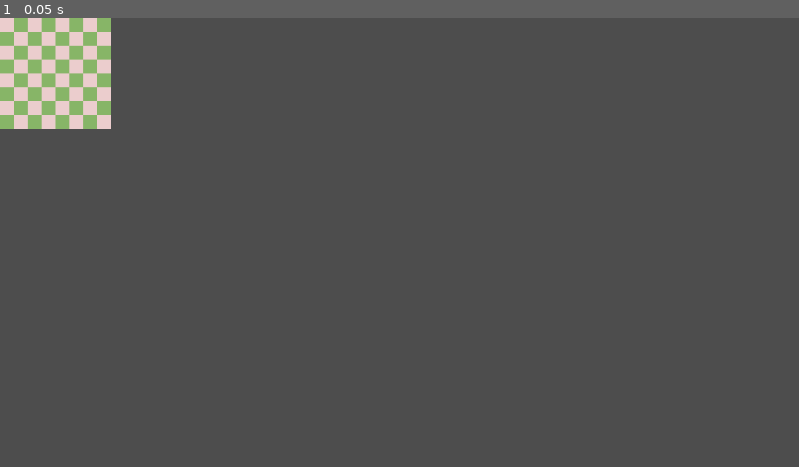
Above: before the commit, frame 1.
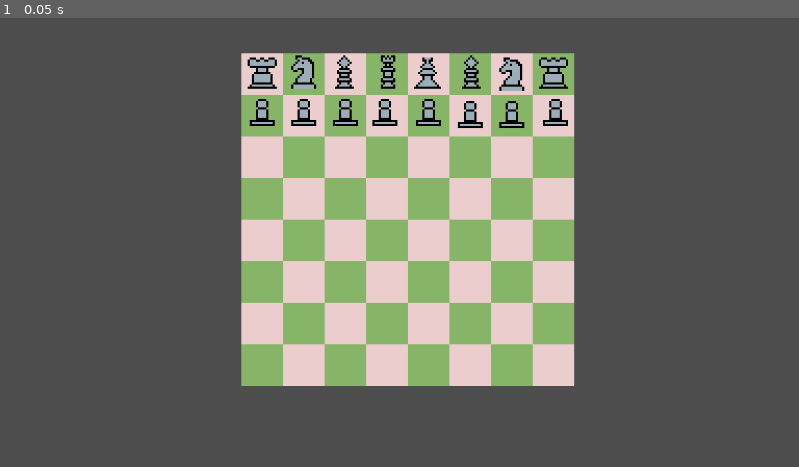
Above: after the commit, the same moment.

Repository: OmarBouhlal/chess_game_with_godot
Game: Godot game, scene res://scenes/game.tscn
Two runs of this game, one before a commit and one after it. Both use one fixed random seed, a clock stepped at 60 frames per second and the inputs below.
Inputs:
- Up to frame 1 (0.05 s): no input

The runs differ from the first frame. In frame 1, 34% of the frame differs, in the area x 0-72%, y 0-82%.

Commit message:
feat: designed the board and added it to the game scene plus the pieces(black ones), need to see if i keep the current logic for the pieces scenes, or use inheritance

Diff:
--- a/scenes/game.tscn
+++ b/scenes/game.tscn
@@ -1,7 +1,83 @@
-[gd_scene load_steps=2 format=3 uid="uid://iaj3yoe8woad"]
+[gd_scene load_steps=9 format=3 uid="uid://iaj3yoe8woad"]
 
 [ext_resource type="PackedScene" uid="uid://nqfm52m8x40n" path="res://scenes/board.tscn" id="1_uwrxv"]
+[ext_resource type="Script" uid="uid://b6xovyb45d06i" path="res://scripts/game.gd" id="1_yqjtg"]
+[ext_resource type="PackedScene" uid="uid://b8vp0rb4bvpa" path="res://scenes/pieces/pawn.tscn" id="3_iywne"]
+[ext_resource type="PackedScene" uid="uid://bm7ncglpfst7s" path="res://scenes/pieces/knight.tscn" id="4_p57ef"]
+[ext_resource type="PackedScene" uid="uid://dswx1xt6h1es3" path="res://scenes/pieces/rook.tscn" id="5_u5sy4"]
+[ext_resource type="PackedScene" uid="uid://dhay5wadrjut1" path="res://scenes/pieces/queen.tscn" id="6_p57ef"]
+[ext_resource type="PackedScene" uid="uid://bhf1yfct2hl73" path="res://scenes/pieces/bishop.tscn" id="7_u5sy4"]
+[ext_resource type="PackedScene" uid="uid://4f5jytdyhmmp" path="res://scenes/pieces/king.tscn" id="8_gee14"]
 
 [node name="Game" type="Node2D"]
+script = ExtResource("1_yqjtg")
 
 [node name="Board" parent="." instance=ExtResource("1_uwrxv")]
+position = Vector2(114, 17)
+
+[node name="pieces" type="Node" parent="."]
+
+[node name="pawn" type="Node" parent="pieces"]
+
+[node name="pawn" parent="pieces/pawn" instance=ExtResource("3_iywne")]
+position = Vector2(124, 45)
+
+[node name="pawn2" parent="pieces/pawn" instance=ExtResource("3_iywne")]
+position = Vector2(144, 45)
+
+[node name="pawn3" parent="pieces/pawn" instance=ExtResource("3_iywne")]
+position = Vector2(164, 45)
+
+[node name="pawn4" parent="pieces/pawn" instance=ExtResource("3_iywne")]
+position = Vector2(183, 45)
+
+[node name="pawn5" parent="pieces/pawn" instance=ExtResource("3_iywne")]
+position = Vector2(204, 45)
+
+[node name="pawn6" parent="pieces/pawn" instance=ExtResource("3_iywne")]
+position = Vector2(224, 46)
+
+[node name="pawn7" parent="pieces/pawn" instance=ExtResource("3_iywne")]
+position = Vector2(244, 46)
+
+[node name="pawn8" parent="pieces/pawn" instance=ExtResource("3_iywne")]
+position = Vector2(265, 45)
+
+[node name="knight" type="Node" parent="pieces"]
+
+[node name="knight" parent="pieces/knight" instance=ExtResource("4_p57ef")]
+position = Vector2(144, 26)
+
+[node name="knight2" parent="pieces/knight" instance=ExtResource("4_p57ef")]
+position = Vector2(244, 27)
+
+[node name="rook" type="Node" parent="pieces"]
+
+[node name="rook" parent="pieces/rook" instance=ExtResource("5_u5sy4")]
+position = Vector2(124, 26)
+
+[node name="rook2" parent="pieces/rook" instance=ExtResource("5_u5sy4")]
+position = Vector2(264, 26)
+
+[node name="queen" type="Node" parent="pieces"]
+
+[node name="queen" parent="pieces/queen" instance=ExtResource("6_p57ef")]
+position = Vector2(185, 26)
+
+[node name="bishop" type="Node" parent="pieces"]
+
+[node name="bishop2" parent="pieces/bishop" instance=ExtResource("7_u5sy4")]
+position = Vector2(163, 26)
+
+[node name="bishop3" parent="pieces/bishop" instance=ExtResource("7_u5sy4")]
+position = Vector2(224, 26)
+
+[node name="king" type="Node" parent="pieces"]
+
+[node name="king2" parent="pieces/king" instance=ExtResource("8_gee14")]
+position = Vector2(204, 27)
+
+[node name="Camera2D" type="Camera2D" parent="."]
+position = Vector2(-2, 0)
+anchor_mode = 0
+zoom = Vector2(3, 3)
--- /dev/null
+++ b/scenes/pieces/bishop.tscn
@@ -0,0 +1,9 @@
+[gd_scene load_steps=2 format=3 uid="uid://bhf1yfct2hl73"]
+
+[ext_resource type="Texture2D" uid="uid://cxxtaoekcliku" path="res://art/bishop/black.png" id="1_i3j7f"]
+
+[node name="bishop" type="Node2D"]
+
+[node name="Sprite2D" type="Sprite2D" parent="."]
+texture_filter = 1
+texture = ExtResource("1_i3j7f")
--- /dev/null
+++ b/scenes/pieces/king.tscn
@@ -0,0 +1,9 @@
+[gd_scene load_steps=2 format=3 uid="uid://4f5jytdyhmmp"]
+
+[ext_resource type="Texture2D" uid="uid://cxr5wrto4dljq" path="res://art/king/black.png" id="1_c2506"]
+
+[node name="king" type="Node2D"]
+
+[node name="Sprite2D" type="Sprite2D" parent="."]
+texture_filter = 1
+texture = ExtResource("1_c2506")
--- /dev/null
+++ b/scenes/pieces/knight.tscn
@@ -0,0 +1,9 @@
+[gd_scene load_steps=2 format=3 uid="uid://bm7ncglpfst7s"]
+
+[ext_resource type="Texture2D" uid="uid://dflni783lx4gf" path="res://art/knight/black.png" id="1_dp28g"]
+
+[node name="knight" type="Node2D"]
+
+[node name="Sprite2D" type="Sprite2D" parent="."]
+texture_filter = 1
+texture = ExtResource("1_dp28g")
--- /dev/null
+++ b/scenes/pieces/pawn.tscn
@@ -0,0 +1,9 @@
+[gd_scene load_steps=2 format=3 uid="uid://b8vp0rb4bvpa"]
+
+[ext_resource type="Texture2D" uid="uid://crabedym1gcgn" path="res://art/pawn/black.png" id="1_joqft"]
+
+[node name="pawn" type="Node2D"]
+
+[node name="Sprite2D" type="Sprite2D" parent="."]
+texture_filter = 1
+texture = ExtResource("1_joqft")
--- /dev/null
+++ b/scenes/pieces/queen.tscn
@@ -0,0 +1,9 @@
+[gd_scene load_steps=2 format=3 uid="uid://dhay5wadrjut1"]
+
+[ext_resource type="Texture2D" uid="uid://c6jix7bdnh6ot" path="res://art/queen/black.png" id="1_jccwx"]
+
+[node name="queen" type="Node2D"]
+
+[node name="Sprite2D" type="Sprite2D" parent="."]
+texture_filter = 1
+texture = ExtResource("1_jccwx")
--- /dev/null
+++ b/scenes/pieces/rook.tscn
@@ -0,0 +1,9 @@
+[gd_scene load_steps=2 format=3 uid="uid://dswx1xt6h1es3"]
+
+[ext_resource type="Texture2D" uid="uid://b2sarb0tfjxhm" path="res://art/rook/black.png" id="1_uuw7m"]
+
+[node name="rook" type="Node2D"]
+
+[node name="Sprite2D" type="Sprite2D" parent="."]
+texture_filter = 1
+texture = ExtResource("1_uuw7m")
--- /dev/null
+++ b/scripts/game.gd
@@ -0,0 +1,11 @@
+extends Node2D
+
+
+# Called when the node enters the scene tree for the first time.
+func _ready() -> void:
+	pass
+
+
+# Called every frame. 'delta' is the elapsed time since the previous frame.
+func _process(delta: float) -> void:
+	pass
Not shown, added: scripts/game.gd.uid
